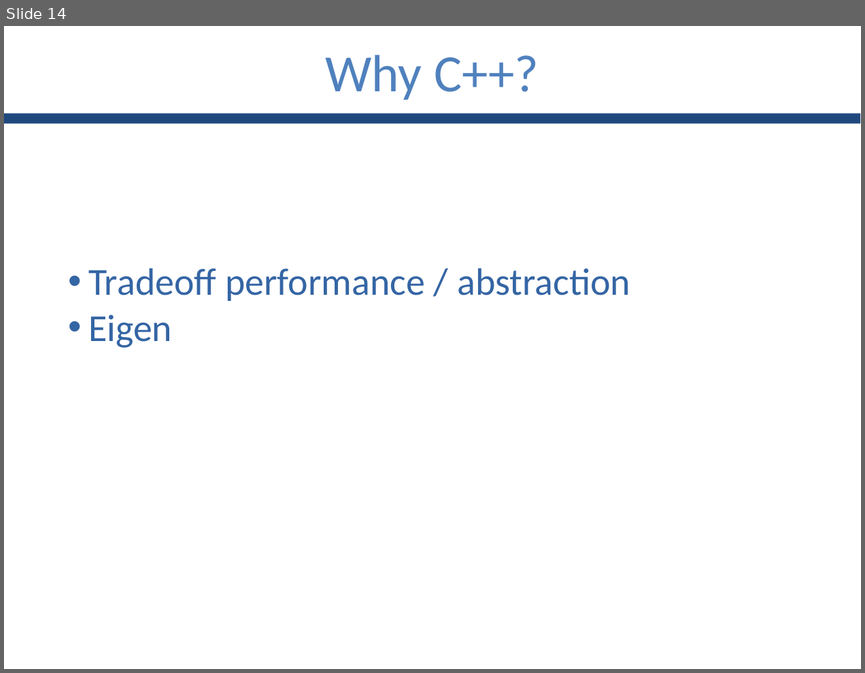
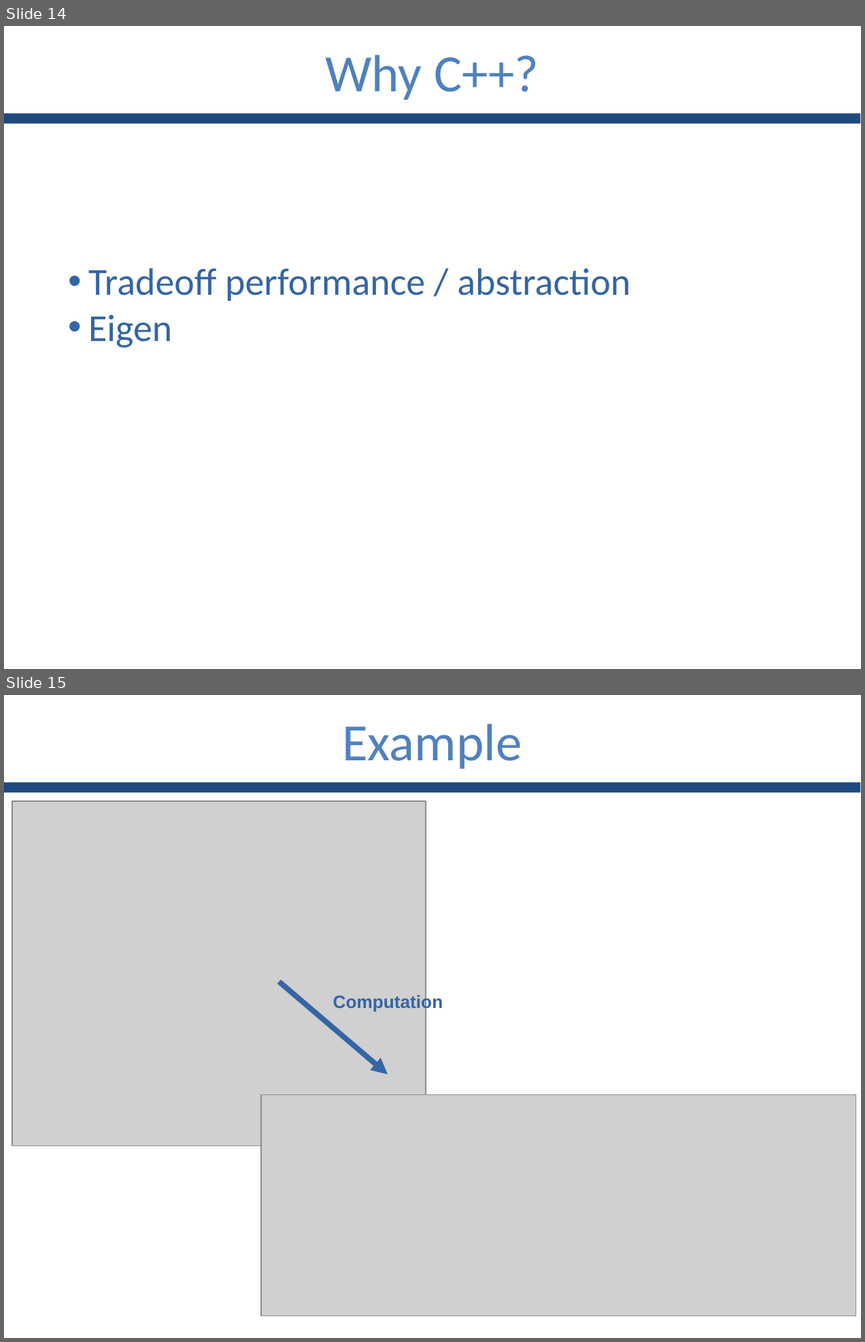
Before and after one commit to GianlucaBortoli/bachelorThesis, a slide deck: slides/slides.pptx. Shown one above the other, each under a label of ours: slide 14 before the commit, slides 14 and 15 after it. The pictures are 865x673 and 865x1342 pixels, drawn with LibreOffice and Linux fonts; fonts in the diff are those of the drawing; grey boxes stand for pictures. Boxes give left, top, right and bottom in pixels: in the first picture for what was removed or moved away, otherwise in the second. Text is boxed around its words. In the diff, an @@ line names an element or a change of style, - is before the commit and + after.

```diff
--- a/slides/slides.pptx
+++ b/slides/slides.pptx
@@ slide 15 added at box(4, 695, 861, 1338), background #FFFFFF; not listed: 1 template element that a slide beside it also shows @@
@@ text added at box(342, 724, 521, 769), 44 pt, text #4F81BD @@
+Example
@@ picture added at box(11, 801, 426, 1146) @@
@@ arrow added from (279, 981) to (388, 1074), #3465A4 4.51 pt @@
@@ text added at box(333, 994, 443, 1012), 15 pt, text #3465A4, bold @@
+Computation
@@ picture added at box(261, 1094, 855, 1315) @@
```
Also in this commit, not shown: 2 slides changed, 2 other files.
